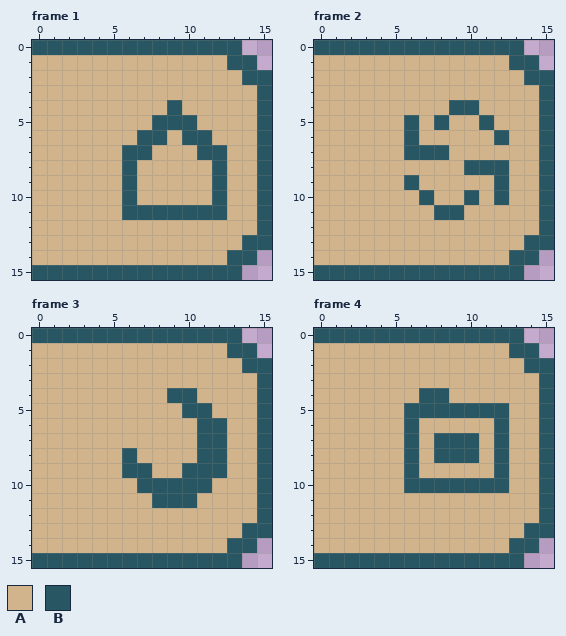
Edited in one commit: pixel-art file (AsepriteRaw/menuButtons.aseprite). Above, as it was before the edit.
16x16 pixels, 5 frames. Shown: frame 1, frame 2, frame 3, frame 4. The commit also changed other frames, which this record leaves out.
Palette (. is transparent): A #d1b48c  B #285763
After the commit:
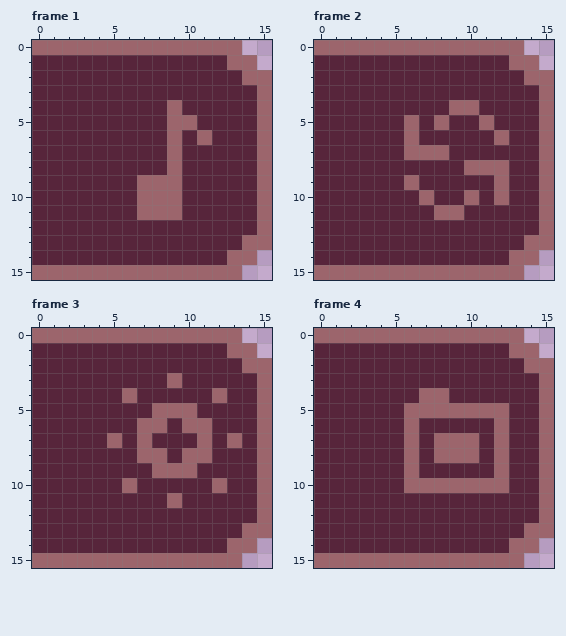
What changed:
layer "Layer 1" now hidden
layer "Layer 2" now shown
colour A: #d1b48c -> #57253b
colour B: #285763 -> #9c656c
Frame 1, layer "Layer 2":
y 5: x 8 B -> A
y 6: x 7..10 BBAB -> AABA
y 7: x 6..7 BB -> AA; x 9 A -> B; x 11..12 BB -> AA
y 8: x 6 B -> A; x 9 A -> B; x 12 B -> A
y 9..10: x 6..9 BAAA -> ABBB; x 12 B -> A
y 11: x 6 B -> A; x 10..12 BBB -> AAA
Frame 3, layer "Layer 2":
y 3: x 9 A -> B
y 4: x 6 A -> B; x 9..10 BB -> AA; x 12 A -> B
y 5: x 8..9 AA -> BB; x 11 B -> A
y 6: x 7..8 AA -> BB; x 10 A -> B; x 12 B -> A
y 7: x 5 A -> B; x 7 A -> B; x 12..13 BA -> AB
y 8: x 6..8 BAA -> ABB; x 10 A -> B; x 12 B -> A
y 9: x 6..9 BBAA -> AABB; x 11..12 BB -> AA
y 10: x 6..12 ABBBBBA -> BAAAAAB
y 11: x 8 B -> A; x 10 B -> A
Changed places in both pictures, as pixel boxes (x1, y1, x2, y2):
changed: (32, 40, 272, 280)
changed: (314, 40, 554, 280)
changed: (32, 328, 272, 568)
changed: (314, 328, 554, 568)
